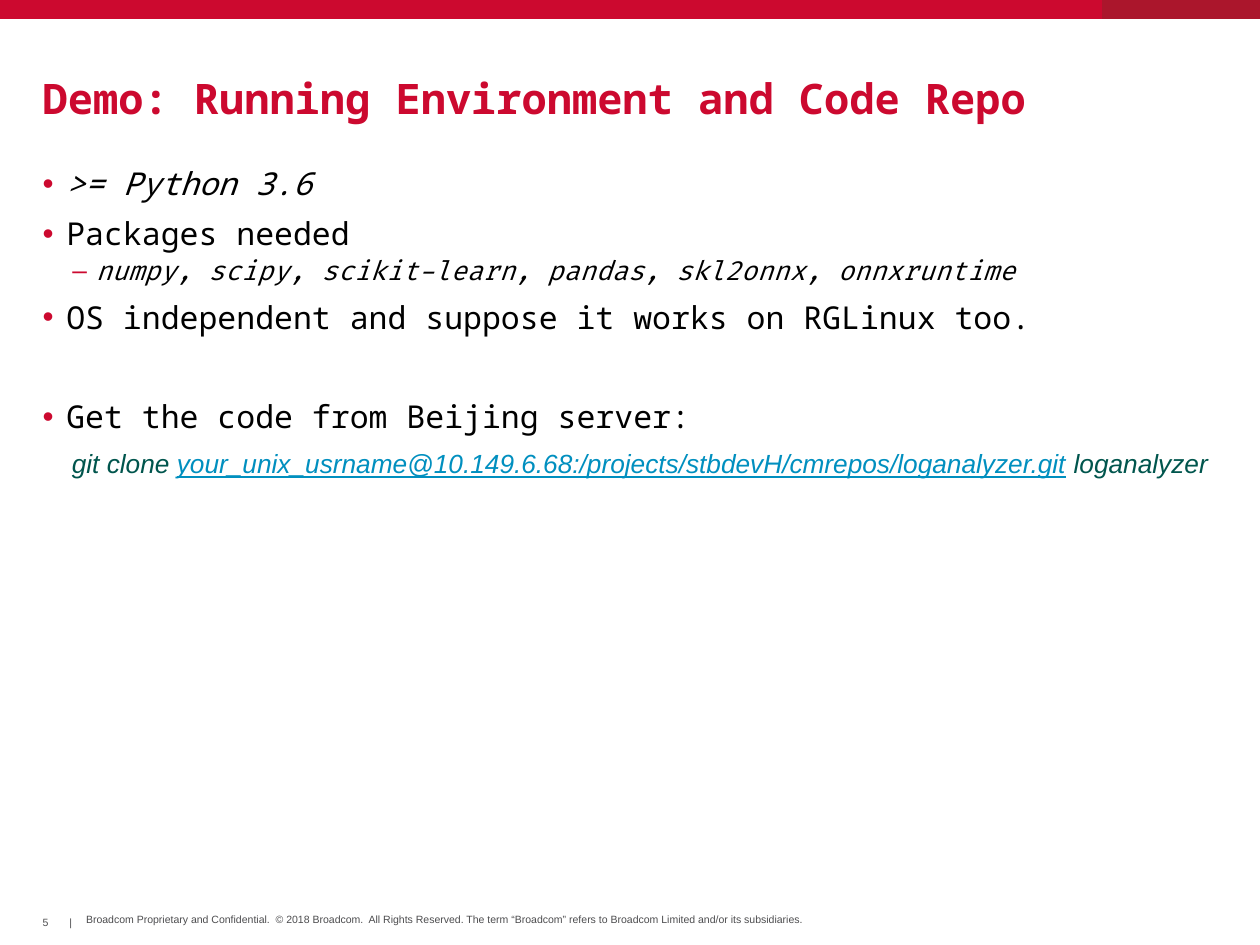
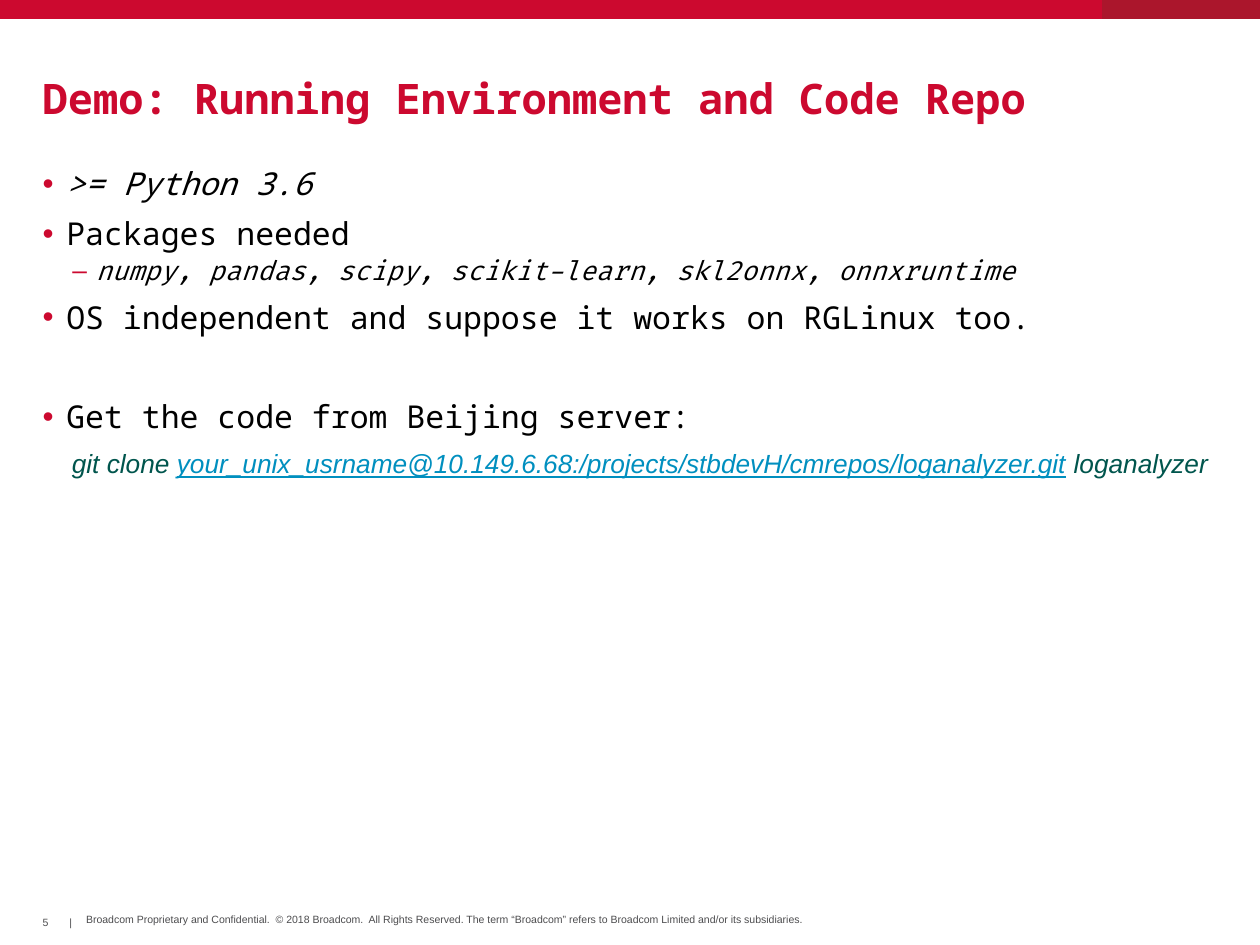
Before and after one commit to hayhan/loganalyzer, a slide deck: slide 5 of papers/LogAnalyzerIntro.pptx. Drawn at 1260x945 pixels with LibreOffice and Linux fonts; fonts in the diff are those of the drawing; background and template pictures are left out. Boxes give left, top, right and bottom in pixels: in the first picture for what was removed or moved away, otherwise in the second. Text is boxed around its words. In the diff, an @@ line names an element or a change of style, - is before the commit and + after.

```diff
--- a/papers/LogAnalyzerIntro.pptx
+++ b/papers/LogAnalyzerIntro.pptx
@@ text at <box>96,259,1015,286</box>: text changed @@
-  – numpy, scipy, scikit-learn, pandas, skl2onnx, onnxruntime
+  – numpy, pandas, scipy, scikit-learn, skl2onnx, onnxruntime
```
Also in this commit, not shown: 7 other slides changed, 3 other files.
